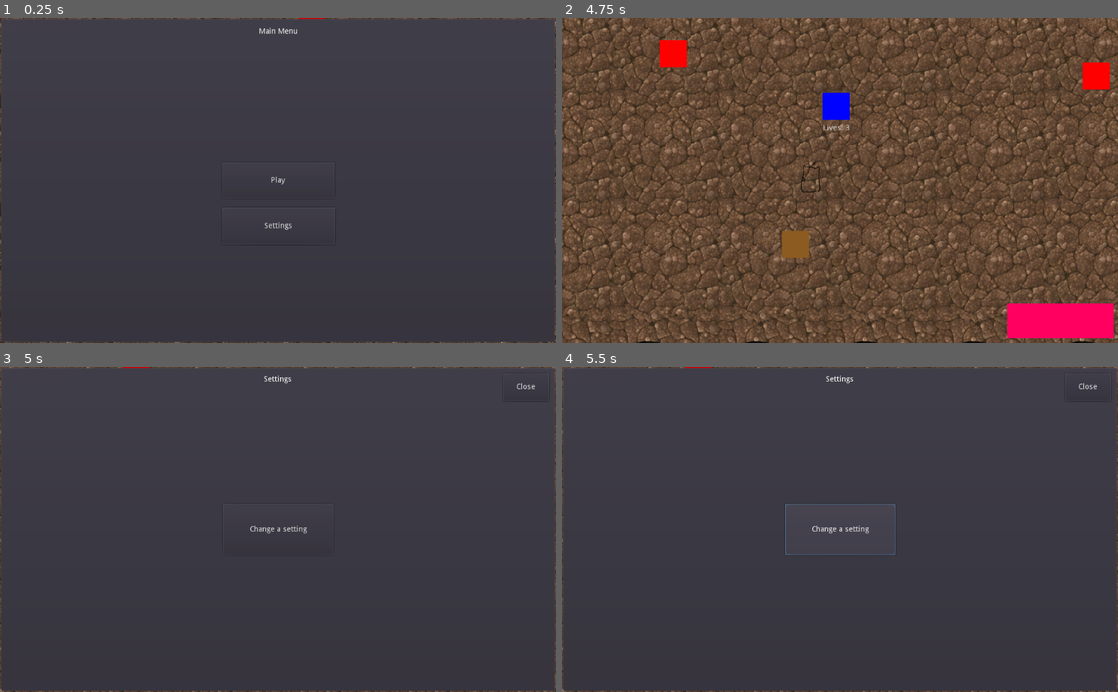
Above: before the commit, frames 1-4 (two rows, left to right).
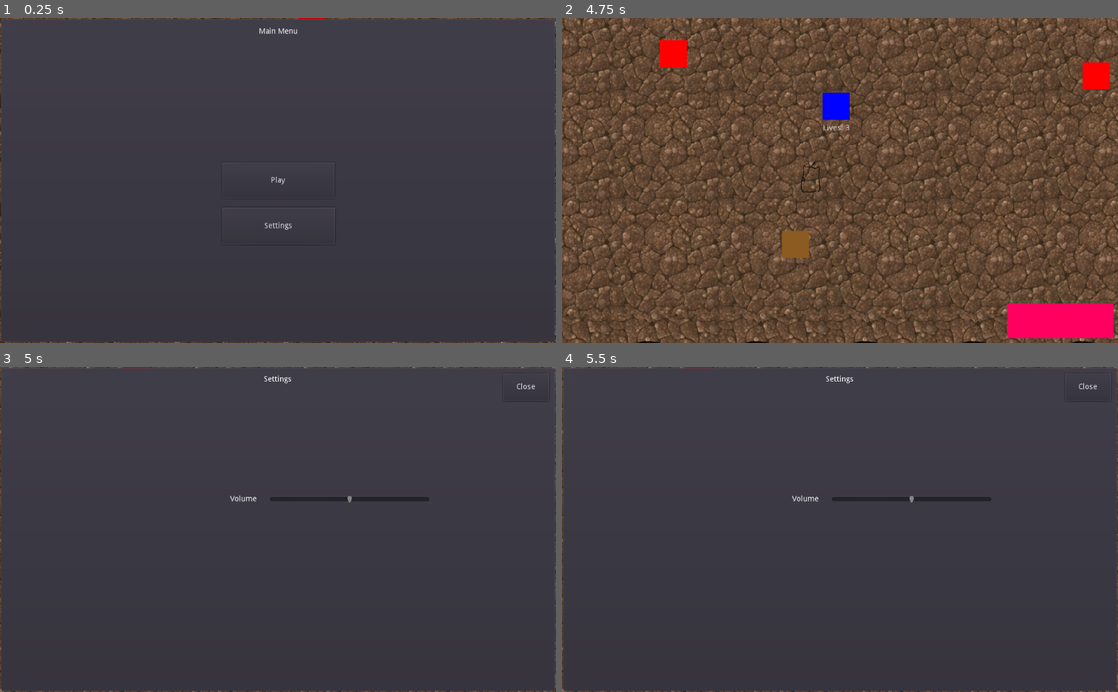
Above: after the commit, the same moments.

Repository: freejelliott/ldjam52
Game: Godot game, scene res://Game.tscn
The game is run twice, just before and just after one commit, with the same random seed, the same clock (stepped at 60 frames per second) and the same inputs.
Inputs (mouse positions are in pixels of both pictures, inside the frame that each line leads up to):
- Up to frame 1 (0.25 s): no input
- Up to frame 2 (4.75 s): click "Play" at 0.5 s; hold D (move_right) 1.28-2.03 s; hold S (move_down) 2.03-2.78 s; hold D (move_right) 2.78-3.53 s; hold W (move_up) 3.53-4.28 s; hold A (move_left) from 4.28 s (still down)
- Up to frame 3 (5 s): keep holding A (move_left); tap Escape (settings) at 4.9 s
- Up to frame 4 (5.5 s): release A (move_left) at 5 s; click (840, 529) at 5 s, where only the run before the commit has a clickable "Change a setting"

Frames 1-2 are identical in both runs. In frame 3, 0.5% of the frame differs, in the area x 40-78%, y 39-52%; in frame 4, 0.6%, in the area x 40-78%, y 39-58%.

Commit message:
Volume slider.

Diff:
--- a/Game.gd
+++ b/Game.gd
@@ -12,6 +12,7 @@
 onready var play_screen = $PlayScreen
 onready var field = $PlayScreen/Field
 onready var hud = $PlayScreen/HUD
+onready var audio_player = $AudioStreamPlayer
 
 # Called when the node enters the scene tree for the first time.
 func _ready() -> void:
@@ -84,3 +85,6 @@
     settings.visible = true
     play_screen.get_tree().paused = true
     hud.visible = false
+
+func _on_Settings_volume_changed(volume:float) -> void:
+    AudioServer.set_bus_volume_db(AudioServer.get_bus_index("Master"), volume)
--- a/Game.tscn
+++ b/Game.tscn
@@ -135,6 +135,7 @@
 [node name="HealthUI" parent="PlayScreen/HUD" instance=ExtResource( 2 )]
 
 [node name="AudioStreamPlayer" type="AudioStreamPlayer" parent="."]
+pause_mode = 2
 stream = ExtResource( 14 )
 autoplay = true
 
@@ -143,5 +144,6 @@
 [connection signal="restart_game" from="Menus/GameOver" to="." method="_on_GameOver_restart_game"]
 [connection signal="close_settings" from="Menus/Settings" to="." method="_on_Settings_close_settings"]
 [connection signal="open_settings" from="Menus/Settings" to="." method="_on_Settings_open_settings"]
+[connection signal="volume_changed" from="Menus/Settings" to="." method="_on_Settings_volume_changed"]
 [connection signal="no_lives" from="PlayScreen/Den" to="." method="_on_Den_no_lives"]
 [connection signal="timeout" from="PlayScreen/VegetableSpawnTimer" to="." method="_on_VegetableSpawnTimer_timeout"]
--- a/menus/Settings.gd
+++ b/menus/Settings.gd
@@ -2,6 +2,7 @@
 
 signal close_settings
 signal open_settings
+signal volume_changed(volume)
 
 func _unhandled_input(event: InputEvent) -> void:
     if event.is_action_pressed('settings'):
@@ -13,6 +14,5 @@
 func _on_CloseSettingsButton_pressed() -> void:
     emit_signal('close_settings')
 
-
-func _on_ChangeSettingButton_pressed() -> void:
-    pass
+func _on_VolumeSlider_value_changed(value:float) -> void:
+	emit_signal('volume_changed', value)
--- a/menus/Settings.tscn
+++ b/menus/Settings.tscn
@@ -11,25 +11,13 @@
 anchor_right = 1.0
 anchor_bottom = 1.0
 
-[node name="Label" type="Label" parent="."]
+[node name="Title" type="Label" parent="."]
 anchor_right = 1.0
 margin_top = 16.0
 margin_bottom = 47.0
 text = "Settings
 "
 align = 1
-
-[node name="ChangeSettingButton" type="Button" parent="."]
-anchor_left = 0.5
-anchor_top = 0.5
-anchor_right = 0.5
-anchor_bottom = 0.5
-margin_left = -101.5
-margin_top = -47.0
-margin_right = 101.5
-margin_bottom = 47.0
-rect_pivot_offset = Vector2( 216.5, 108 )
-text = "Change a setting"
 
 [node name="CloseSettingsButton" type="Button" parent="."]
 anchor_left = 1.0
@@ -41,5 +29,20 @@
 rect_pivot_offset = Vector2( 216.5, 108 )
 text = "Close"
 
-[connection signal="pressed" from="ChangeSettingButton" to="." method="_on_ChangeSettingButton_pressed"]
+[node name="VolumeSlider" type="HSlider" parent="."]
+margin_left = 496.0
+margin_top = 220.0
+margin_right = 792.0
+margin_bottom = 268.0
+min_value = -50.0
+max_value = 50.0
+
+[node name="VolumeLabel" type="Label" parent="."]
+margin_left = 424.0
+margin_top = 237.0
+margin_right = 473.0
+margin_bottom = 251.0
+text = "Volume"
+
 [connection signal="pressed" from="CloseSettingsButton" to="." method="_on_CloseSettingsButton_pressed"]
+[connection signal="value_changed" from="VolumeSlider" to="." method="_on_VolumeSlider_value_changed"]
--- a/player/Player.gd
+++ b/player/Player.gd
@@ -34,6 +34,8 @@
     # TODO: inefficient to pop from the front multiple tiems.
     while true:
         var dropped_vegetable = vegetables.pop_front()
+        if !dropped_vegetable:
+            return
         dropped_vegetable.queue_free()
         if dropped_vegetable == vegetable_to_drop:
             return
